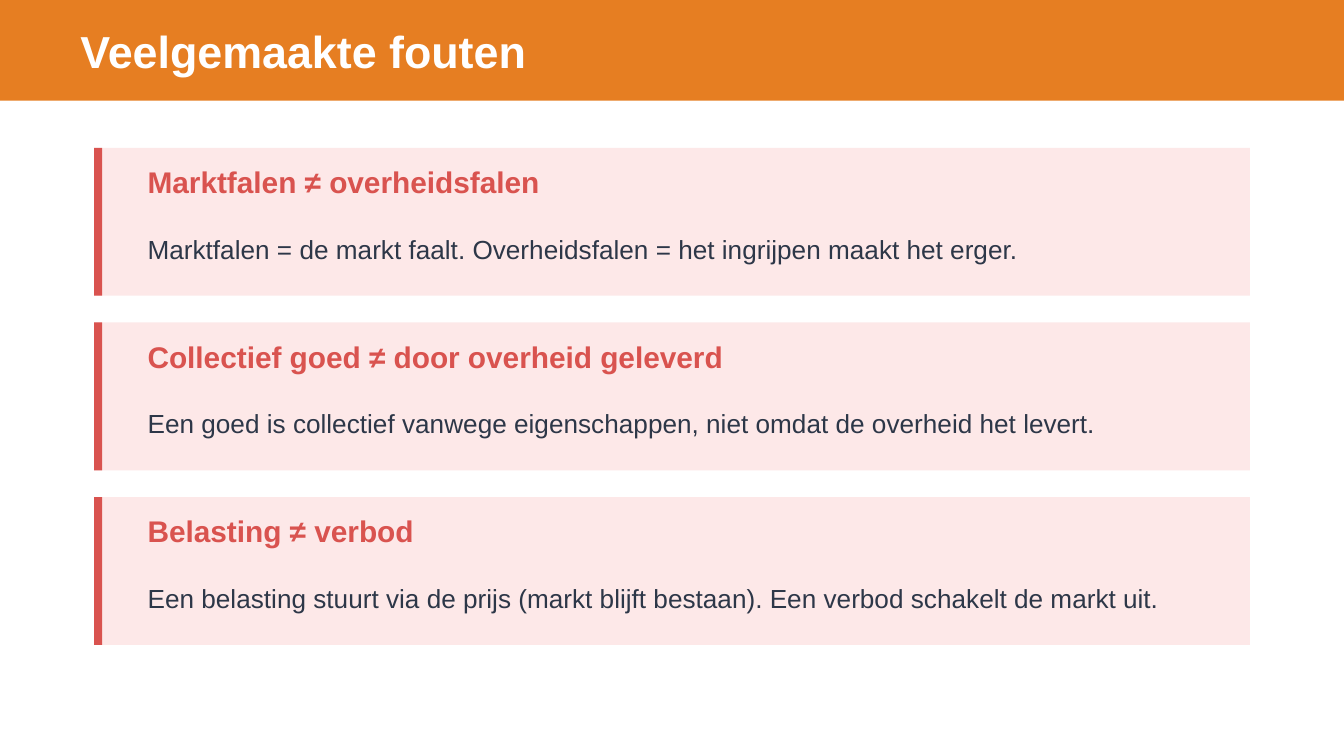
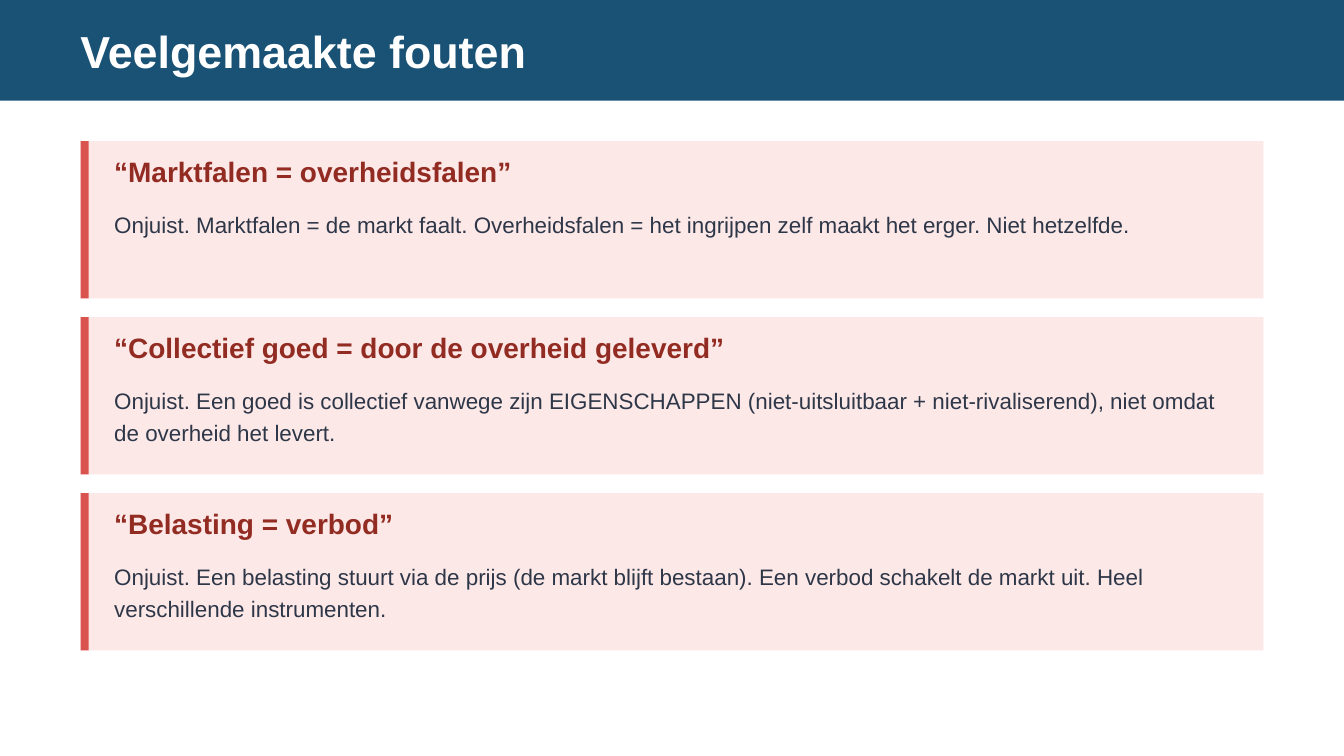
Before and after one commit to meijer1973/economie-vwo4-m3, a slide deck: slide 13 of 3.3 Hoofdstuk 3 - Overheid/3.3.4 Paragraaf 4 - Toepassen/2. Leren/3.3.4 Toepassen – presentatie.pptx (slide 11 before the commit). Drawn at 1344x756 pixels with LibreOffice and Linux fonts; fonts in the diff are those of the drawing. Boxes give left, top, right and bottom in pixels: in the first picture for what was removed or moved away, otherwise in the second. Text is boxed around its words. In the diff, an @@ line names an element or a change of style, - is before the commit and + after.

```diff
--- a/3.3 Hoofdstuk 3 - Overheid/3.3.4 Paragraaf 4 - Toepassen/2. Leren/3.3.4 Toepassen – presentatie.pptx
+++ b/3.3 Hoofdstuk 3 - Overheid/3.3.4 Paragraaf 4 - Toepassen/2. Leren/3.3.4 Toepassen – presentatie.pptx
@@ rectangle at [0,0,1344,101]: fill #E67E22 to #1A5276 @@
@@ proportions changed in 3 elements at [81,317,1263,474], [81,493,1263,650], [81,141,1263,298] @@
@@ rectangle: place and size @@
-rectangle at [94,148,1250,296]
+rectangle at [81,141,1263,298]
@@ rectangle: place and size @@
-rectangle at [94,148,102,296]
+rectangle at [81,141,89,298]
@@ text at [114,161,511,183]: text changed; size 16 to 15 pt; text colour #D9534F to #922B21 @@
-Marktfalen ≠ overheidsfalen
+“Marktfalen = overheidsfalen”
@@ text at [114,216,1129,238]: text changed; size 14 to 12 pt @@
-Marktfalen = de markt faalt. Overheidsfalen = het ingrijpen maakt het erger.
+Onjuist. Marktfalen = de markt faalt. Overheidsfalen = het ingrijpen zelf maakt het erger. Niet hetzelfde.
@@ rectangle: place and size @@
-rectangle at [94,323,1250,470]
+rectangle at [81,317,1263,474]
@@ rectangle: place and size @@
-rectangle at [94,323,102,470]
+rectangle at [81,317,89,474]
@@ text at [114,337,724,363]: text changed; size 16 to 15 pt; text colour #D9534F to #922B21 @@
-Collectief goed ≠ door overheid geleverd
+“Collectief goed = door de overheid geleverd”
@@ vertical alignment middle to top in 6 elements at [114,161,511,183], [114,513,393,539], [114,337,724,363], [114,568,1143,618], [114,216,1129,238], [114,392,1214,442] @@
@@ text at [114,392,1214,442]: text changed; size 14 to 12 pt @@
-Een goed is collectief vanwege eigenschappen, niet omdat de overheid het levert.
+Onjuist. Een goed is collectief vanwege zijn EIGENSCHAPPEN (niet-uitsluitbaar + niet-rivaliserend), niet omdat de overheid het levert.
@@ rectangle: place and size @@
-rectangle at [94,497,1250,645]
+rectangle at [81,493,1263,650]
@@ rectangle: place and size @@
-rectangle at [94,497,102,645]
+rectangle at [81,493,89,650]
@@ text at [114,513,393,539]: text changed; size 16 to 15 pt; text colour #D9534F to #922B21 @@
-Belasting ≠ verbod
+“Belasting = verbod”
@@ text at [114,568,1143,618]: text changed; size 14 to 12 pt @@
-Een belasting stuurt via de prijs (markt blijft bestaan). Een verbod schakelt de markt uit.
+Onjuist. Een belasting stuurt via de prijs (de markt blijft bestaan). Een verbod schakelt de markt uit. Heel verschillende instrumenten.
```
Also in this commit, not shown: 7 other slides changed, 7 slides added, 4 slides removed, 7 other files.
